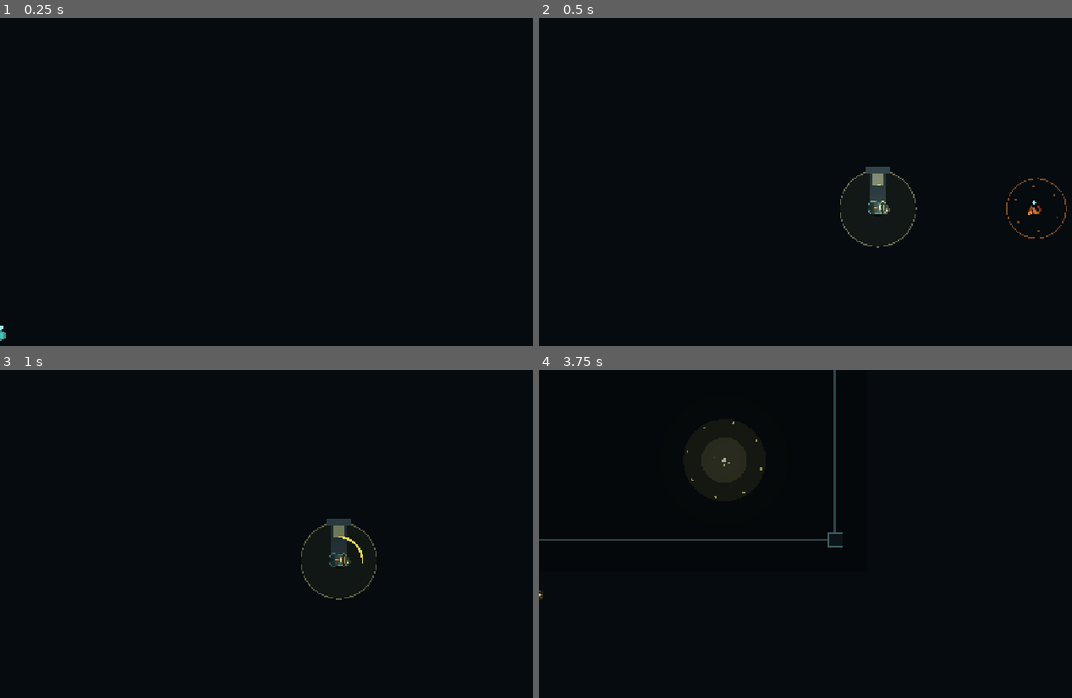
Above: before the commit, frames 1-4 (two rows, left to right).
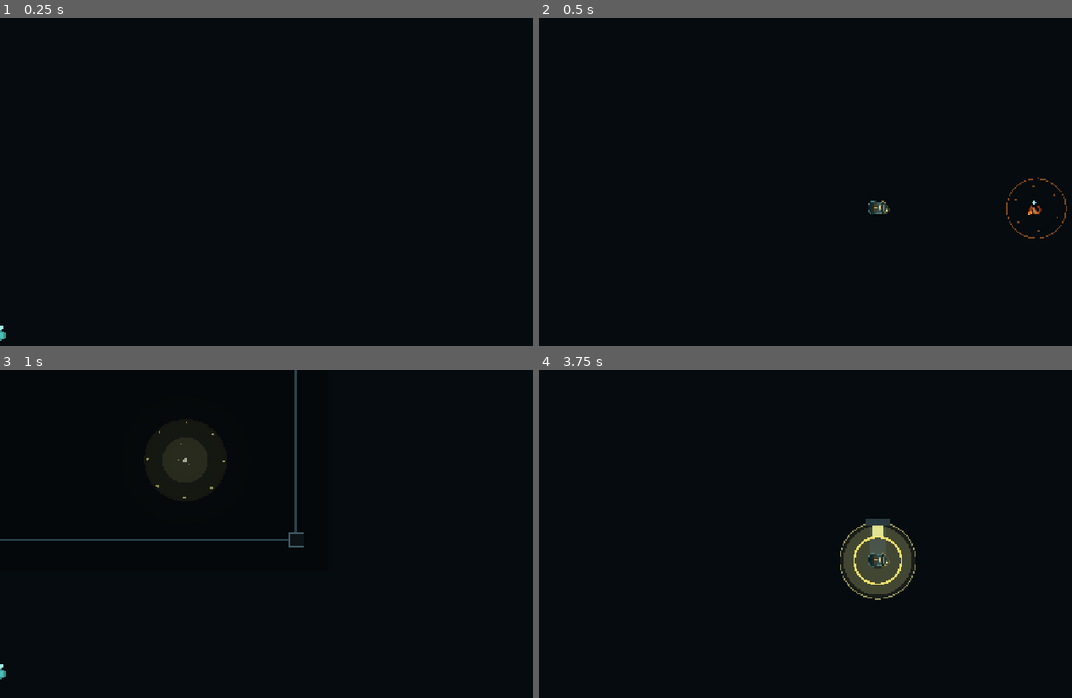
Above: after the commit, the same moments.

Repository: LittleCrow-00/AI_GAME_STUDIO
Game: Godot game, scene res://tests/smoke_test.tscn
Same seed, same stepped clock (60 frames per second), same inputs: the game is played once before the commit and once after it. This scene is started directly instead of the project's main scene.
Inputs (mouse positions are in pixels of both pictures, inside the frame that each line leads up to):
- Up to frame 1 (0.25 s): no input
- Up to frame 2 (0.5 s): no input
- Up to frame 3 (1 s): tap Enter at 0.5 s; move the mouse to (485, 540) at 0.52 s; hold D (move_right) from 0.53 s (still down); tap Shift (dash) at 0.6 s; click (485, 540) at 0.67 s; tap Space at 0.77 s
- Up to frame 4 (3.75 s): tap R (restart) every 0.75 s from 1.25 to 3.5 s; move the mouse to (741, 579) at 1.27 s; release D (move_right) at 1.28 s; hold S (move_down) 1.28-2.03 s; click (741, 579) at 1.35 s; tap Space at 1.52, 3.02 s; move the mouse to (944, 474) at 2.02 s; hold D (move_right) 2.03-2.78 s; tap Enter at 2.1 s; move the mouse to (842, 635) at 2.77 s; hold W (move_up) 2.78-3.53 s; tap Keypad Enter at 2.85 s; click (842, 635) at 2.92 s; move the mouse to (outside the picture) at 3.52 s; hold A (move_left) from 3.53 s (still down); tap 1 at 3.6 s

Frame 1 is identical in both runs. In frame 2, 0.5% of the frame differs, in the area x 56-71%, y 45-71%; in frame 3, 2.2%; in frame 4, 3.8%, in the area x 0-71%, y 0-71%.

Commit message:
feat(content): add Cuca as second boss with light-dimming aura

Diff:
--- /dev/null
+++ b/assets/sprites/cuca.svg
@@ -0,0 +1,30 @@
+<svg xmlns="http://www.w3.org/2000/svg" width="64" height="64" viewBox="0 0 64 64">
+  <defs>
+    <radialGradient id="hide" cx="0.5" cy="0.35" r="0.7">
+      <stop offset="0" stop-color="#5f8f52"/>
+      <stop offset="1" stop-color="#25401f"/>
+    </radialGradient>
+    <linearGradient id="hat" x1="0" y1="0" x2="0" y2="1">
+      <stop offset="0" stop-color="#c9a86a"/>
+      <stop offset="1" stop-color="#7a5a2c"/>
+    </linearGradient>
+  </defs>
+
+  <path d="M32 60 C24 60 20 54 22 48 L42 48 C44 54 40 60 32 60 Z" fill="url(#hide)" stroke="#16240f" stroke-width="1.6"/>
+
+  <ellipse cx="32" cy="34" rx="17" ry="15" fill="url(#hide)" stroke="#16240f" stroke-width="1.8"/>
+  <path d="M32 19 L32 49" stroke="#16240f" stroke-width="1.4" opacity="0.6"/>
+  <path d="M20 30 C26 34 38 34 44 30" fill="none" stroke="#8fbf72" stroke-width="1.6" opacity="0.7"/>
+
+  <circle cx="25" cy="30" r="2.6" fill="#ffe066"/>
+  <circle cx="39" cy="30" r="2.6" fill="#ffe066"/>
+  <circle cx="25" cy="30" r="1.1" fill="#1b1408"/>
+  <circle cx="39" cy="30" r="1.1" fill="#1b1408"/>
+
+  <path d="M17 22 C17 14 47 14 47 22 C47 25 17 25 17 22 Z" fill="url(#hat)" stroke="#4a3416" stroke-width="1.6"/>
+  <path d="M24 14 C24 6 40 6 40 14 Z" fill="url(#hat)" stroke="#4a3416" stroke-width="1.6"/>
+  <path d="M17 22 C24 24.5 40 24.5 47 22" fill="none" stroke="#3d2a12" stroke-width="1.4"/>
+
+  <path d="M22 44 C26 47 38 47 42 44" fill="none" stroke="#16240f" stroke-width="1.8" stroke-linecap="round"/>
+  <path d="M26 45.5 L26 49 M32 46.5 L32 50.5 M38 45.5 L38 49" stroke="#e8e2c8" stroke-width="1.6" stroke-linecap="round"/>
+</svg>
--- /dev/null
+++ b/data/enemies/cuca.tres
@@ -0,0 +1,17 @@
+[gd_resource type="Resource" load_steps=3 format=3]
+
+[ext_resource type="Script" path="res://resources/enemy_data.gd" id="1_enemy"]
+[ext_resource type="PackedScene" path="res://scenes/enemies/cuca.tscn" id="2_scene"]
+
+[resource]
+script = ExtResource("1_enemy")
+id = &"cuca"
+display_name = "Cuca"
+scene = ExtResource("2_scene")
+health = 700.0
+move_speed = 85.0
+contact_damage = 14.0
+oil_drop = 40.0
+cera_drop = 10
+body_color = Color(0.55, 0.42, 0.95, 1)
+cost = 10
--- /dev/null
+++ b/scenes/enemies/cuca.tscn
@@ -0,0 +1,14 @@
+[gd_scene load_steps=3 format=3]
+
+[ext_resource type="Script" path="res://scripts/enemies/cuca.gd" id="1_enemy"]
+
+[sub_resource type="CircleShape2D" id="CircleShape2D_enemy"]
+radius = 30.0
+
+[node name="Cuca" type="CharacterBody2D"]
+collision_layer = 4
+collision_mask = 1
+script = ExtResource("1_enemy")
+
+[node name="CollisionShape2D" type="CollisionShape2D" parent="."]
+shape = SubResource("CircleShape2D_enemy")
--- /dev/null
+++ b/scripts/enemies/cuca.gd
@@ -0,0 +1,182 @@
+class_name Cuca
+extends Enemy
+## Chefe 2 — Cuca.
+##
+## Regra central: ela **apaga a sua luz**. Enquanto vive, o alcance do feixe encolhe
+## 35% — o jogador luta quase cego e o óleo (que também é visão) vira recurso
+## disputado. Ela alterna sopro que drena óleo, mergulho e invocação.
+
+signal health_changed(current: float, maximum: float)
+
+const AFOGADO_SCENE: PackedScene = preload("res://scenes/enemies/afogado.tscn")
+const AFOGADO_DATA: EnemyData = preload("res://data/enemies/afogado.tres")
+
+@export var beam_range_mult: float = 0.65
+@export var volley_count: int = 5
+@export var volley_spread_deg: float = 40.0
+@export var projectile_speed: float = 230.0
+@export var projectile_damage: float = 8.0
+@export var projectile_oil_cost: float = 10.0
+@export var dive_speed: float = 420.0
+@export var dive_time: float = 0.35
+@export var dive_distance: float = 130.0
+@export var summon_cooldown: float = 6.0
+
+var _aura_applied: bool = false
+var _dive_left: float = 0.0
+var _dive_heading: Vector2 = Vector2.RIGHT
+var _action_timer: float = 2.0
+var _attack_step: int = 0
+var _summon_timer: float = 4.0
+
+
+func _ready() -> void:
+	sprite_texture = preload("res://assets/sprites/cuca.svg")
+	super._ready()
+	body_radius = 30.0
+	keep_distance = 190.0
+	contact_damage = 14.0
+	contact_interval = 1.0
+	SignalBus.boss_spawned.emit(self)
+	_emit_health()
+
+
+func _physics_process(delta: float) -> void:
+	super._physics_process(delta)
+	_emit_health()
+
+
+func _think(delta: float) -> void:
+	_apply_aura()
+	_summon_timer = maxf(0.0, _summon_timer - delta)
+
+	if _dive_left > 0.0:
+		_dive_left = maxf(0.0, _dive_left - delta)
+		velocity = _dive_heading * dive_speed
+		return
+
+	if _target == null:
+		_chase(delta)
+		return
+
+	_chase(delta)
+	_action_timer -= delta
+	if _action_timer > 0.0:
+		return
+
+	_action_timer = 2.0
+	_next_attack()
+
+
+func _next_attack() -> void:
+	_attack_step += 1
+	match _attack_step % 3:
+		0:
+			_start_telegraph(0.5)
+		1:
+			_start_telegraph(0.45)
+		_:
+			if _summon_timer <= 0.0:
+				_start_telegraph(0.6)
+			else:
+				_start_telegraph(0.5)
+
+
+func _on_telegraph_end() -> void:
+	match (_attack_step - 1) % 3:
+		0:
+			_breath()
+		1:
+			_dive()
+		_:
+			if _summon_timer <= 0.0:
+				_summon()
+			else:
+				_breath()
+
+
+func _breath() -> void:
+	if _target == null:
+		return
+	var base := (_target.global_position - global_position).normalized()
+	for i in range(volley_count):
+		var ratio := 0.0 if volley_count <= 1 else float(i) / float(volley_count - 1)
+		var spread := deg_to_rad(-volley_spread_deg * 0.5 + volley_spread_deg * ratio)
+		_spawn_projectile(base.rotated(spread), projectile_speed, projectile_damage, projectile_oil_cost)
+	SignalBus.shake_requested.emit(0.12)
+
+
+func _dive() -> void:
+	if _target == null:
+		return
+	_dive_heading = (_target.global_position - global_position).normalized()
+	_dive_left = dive_time
+	SignalBus.shake_requested.emit(0.1)
+
+	var landing := _target.global_position - _dive_heading * dive_distance
+	if _is_free(landing):
+		global_position = landing
+	for i in range(8):
+		var angle := TAU * float(i) / 8.0
+		_spawn_projectile(Vector2.RIGHT.rotated(angle), 170.0, 6.0, 4.0)
+
+
+func _summon() -> void:
+	_summon_timer = summon_cooldown
+	var parent := get_parent()
+	if parent == null:
+		return
+	for i in range(2):
+		var enemy := AFOGADO_SCENE.instantiate() as Enemy
+		enemy.position = global_position + Vector2.RIGHT.rotated(PI * float(i)) * 70.0
+		enemy.apply_data(AFOGADO_DATA)
+		parent.add_child(enemy)
+	SignalBus.shake_requested.emit(0.16)
+
+
+## Ponto livre de colisão? (mascara 1 = mundo)
+func _is_free(point: Vector2) -> bool:
+	var space := get_world_2d().direct_space_state
+	var query := PhysicsPointQueryParameters2D.new()
+	query.position = point
+	query.collision_mask = 1
+	query.exclude = [get_rid()]
+	return space.intersect_point(query, 1).is_empty()
+
+
+func _apply_aura() -> void:
+	if _aura_applied or _target == null:
+		return
+	_aura_applied = true
+	var modifier := StatModifier.new(&"beam_range", StatModifier.Mode.MULTIPLY, beam_range_mult)
+	_target.apply_aura(&"cuca", [modifier])
+	SignalBus.message_requested.emit("A CUCA APAGOU SUA LUZ", 1.6)
+
+
+func _remove_aura() -> void:
+	if not _aura_applied:
+		return
+	_aura_applied = false
+	var player := get_tree().get_first_node_in_group("player") as Player
+	if player != null:
+		player.apply_aura(&"cuca", [])
+
+
+func _die() -> void:
+	_remove_aura()
+	SignalBus.boss_defeated.emit()
+	super._die()
+
+
+func _emit_health() -> void:
+	SignalBus.boss_health_changed.emit(health, max_health)
+
+
+func _draw() -> void:
+	if _sprite_node != null:
+		draw_arc(Vector2.ZERO, body_radius + 7.0, 0.0, TAU, 40, Color(0.62, 0.42, 0.95, 0.55), 2.5)
+		return
+
+	var body := body_color.darkened(0.5)
+	draw_circle(Vector2.ZERO, body_radius, Color(0.02, 0.05, 0.06))
+	draw_circle(Vector2.ZERO, body_radius - 3.0, body)
--- a/scripts/gameplay/arena.gd
+++ b/scripts/gameplay/arena.gd
@@ -17,7 +17,6 @@
 const ENEMY_CURUPIRA: EnemyData = preload("res://data/enemies/curupira.tres")
 const ENEMY_BOITATA: EnemyData = preload("res://data/enemies/boitata.tres")
 const ENEMY_MAPINGUARI: EnemyData = preload("res://data/enemies/mapinguari.tres")
-const ENEMY_COBRA: EnemyData = preload("res://data/enemies/cobra_grande.tres")
 
 const FAROL_SCENE: PackedScene = preload("res://scenes/gameplay/farol.tscn")
 
@@ -30,6 +29,8 @@
 @export var room_index: int = 0
 @export var is_boss_room: bool = false
 @export var is_final_room: bool = false
+## Chefe da sala. Vazio = sala de ondas normais.
+@export var boss: EnemyData
 ## Chance de um inimigo nascer elite (a partir da 2ª sala).
 @export var elite_chance: float = 0.12
 
@@ -107,7 +108,7 @@
 
 
 func _waves_total() -> int:
-	return 1 if is_boss_room else WAVES_PER_ROOM
+	return 1 if boss != null else WAVES_PER_ROOM
 
 
 func _start_wave() -> void:
@@ -117,7 +118,7 @@
 		return
 
 	_wave_finished = false
-	if is_boss_room:
+	if boss != null:
 		_spawn_boss()
 		SignalBus.wave_started.emit(0, 1)
 		SignalBus.enemies_remaining_changed.emit(_alive)
@@ -131,15 +132,11 @@
 
 
 func _spawn_boss() -> void:
-	var boss := ENEMY_COBRA.scene.instantiate() as Enemy
-	boss.position = Vector2(0.0, -160.0)
-	boss.apply_data(ENEMY_COBRA)
-	boss.max_health = ENEMY_COBRA.health
-	boss.health = boss.max_health
-	boss.move_speed = ENEMY_COBRA.move_speed
-	boss.contact_damage = ENEMY_COBRA.contact_damage
-	boss.oil_drop = ENEMY_COBRA.oil_drop
-	add_child(boss)
+	var data := boss
+	var boss_enemy := data.scene.instantiate() as Enemy
+	boss_enemy.position = Vector2(0.0, -160.0)
+	boss_enemy.apply_data(data)
+	add_child(boss_enemy)
 	_alive += 1
 	SignalBus.enemies_remaining_changed.emit(_alive)
 
--- a/scripts/gameplay/main.gd
+++ b/scripts/gameplay/main.gd
@@ -13,6 +13,8 @@
 const ROOM_TOTAL: int = 4
 const BOSS_ROOM: int = 2
 const FINAL_ROOM: int = 3
+const BOSS_COBRA: EnemyData = preload("res://data/enemies/cobra_grande.tres")
+const BOSS_CUCA: EnemyData = preload("res://data/enemies/cuca.tres")
 
 ## Economia da run. Preço sobe por andar para a cera continuar sendo decisão.
 @export var room_clear_cera: int = 5
@@ -71,7 +73,8 @@
 
 	_arena = ARENA_SCENE.instantiate() as Arena
 	_arena.setup(index)
-	_arena.is_boss_room = index == BOSS_ROOM
+	_arena.boss = _boss_for(index)
+	_arena.is_boss_room = _arena.boss != null
 	_arena.is_final_room = index == FINAL_ROOM
 	add_child(_arena)
 	move_child(_arena, 0)
@@ -85,6 +88,15 @@
 	_state = State.COMBAT
 	SignalBus.run_state_changed.emit(_state)
 	SignalBus.message_requested.emit("DESCEU %d" % (index + 1), 1.4)
+
+
+## Chefe por sala: a Cobra Grande guarda a descida; a Cuca guarda o Farol.
+func _boss_for(index: int) -> EnemyData:
+	if index == BOSS_ROOM:
+		return BOSS_COBRA
+	if index == FINAL_ROOM:
+		return BOSS_CUCA
+	return null
 
 
 func _on_room_cleared() -> void:
--- a/scripts/player/player.gd
+++ b/scripts/player/player.gd
@@ -135,6 +135,15 @@
 	_dash_charges = mini(_dash_charges, _dash_charges_max)
 
 
+## Aura de inimigo (ex.: a escuridão da Cuca). Entra pelo mesmo caminho dos itens,
+## com origem própria para poder ser removida quando o inimigo morre.
+func apply_aura(source_id: StringName, modifiers: Array) -> void:
+	stats.remove_source(source_id)
+	for modifier in modifiers:
+		stats.add(stats.tag_source(modifier as StatModifier, source_id))
+	_refresh_stats()
+
+
 ## Adiciona um item ao inventário e recalcula tudo. Devolve `false` se o item já
 ## está no máximo de stacks (o Santuário usa isso para não oferecer repetidos).
 func apply_item(item: ItemData) -> bool:
--- a/tests/smoke_test.gd
+++ b/tests/smoke_test.gd
@@ -26,8 +26,10 @@
 	_test_light_well()
 	_test_projectile_pool()
 	_test_boss_exposure()
-	_test_boitata()
-	_test_mapinguari()
+	await _test_boitata()
+	await _test_mapinguari()
+	await _test_cuca_aura()
+	await _test_final_room_boss()
 	_test_item_pool()
 	_test_sanctuary_shop()
 	_test_settings()
@@ -350,6 +352,50 @@
 	await get_tree().process_frame
 
 
+func _test_cuca_aura() -> void:
+	var player := _spawn_player()
+	var base_range := player.stats.get_stat(&"beam_range")
+
+	var cuca := Cuca.new()
+	cuca.max_health = 400.0
+	cuca.health = 400.0
+	add_child(cuca)
+
+	await get_tree().physics_frame
+	await get_tree().physics_frame
+	_check(player.stats.get_stat(&"beam_range") < base_range, "Cuca: encolhe o alcance do feixe")
+
+	cuca.take_damage(99999.0, Vector2.ZERO)
+	await get_tree().process_frame
+	_check(
+		is_equal_approx(player.stats.get_stat(&"beam_range"), base_range),
+		"Cuca: morte devolve o alcance",
+	)
+
+	player.queue_free()
+	await get_tree().process_frame
+
+
+func _test_final_room_boss() -> void:
+	var arena := Arena.new()
+	arena.setup(3)
+	arena.is_final_room = true
+	arena.boss = preload("res://data/enemies/cuca.tres") as EnemyData
+	add_child(arena)
+
+	await get_tree().create_timer(0.8, true, false, true).timeout
+
+	var found := false
+	for node in get_tree().get_nodes_in_group("enemies"):
+		if node is Cuca:
+			found = true
+	_check(found, "Sala final: Cuca aparece como chefe")
+
+	arena.stop()
+	arena.queue_free()
+	await get_tree().process_frame
+
+
 func _test_items_and_synergies() -> void:
 	var player := _spawn_player()
 	await get_tree().process_frame
@@ -452,6 +498,13 @@
 
 
 func _spawn_player() -> Player:
+	# Testes antigos podem ter deixado jogadores vivos: o Enemy procura o primeiro
+	# da fila, então garantimos que existe exatamente um.
+	for old in get_tree().get_nodes_in_group("player"):
+		if old.get_parent() != null:
+			old.get_parent().remove_child(old)
+		old.queue_free()
+
 	var scene := load("res://scenes/player/player.tscn") as PackedScene
 	var player := scene.instantiate() as Player
 	add_child(player)
Not shown, added: assets/sprites/cuca.svg.import
Not shown, added: scripts/enemies/cuca.gd.uid
Not shown, changed: docs/changelog.md
Not shown, changed: docs/design.md
Not shown, changed: docs/roadmap.md
